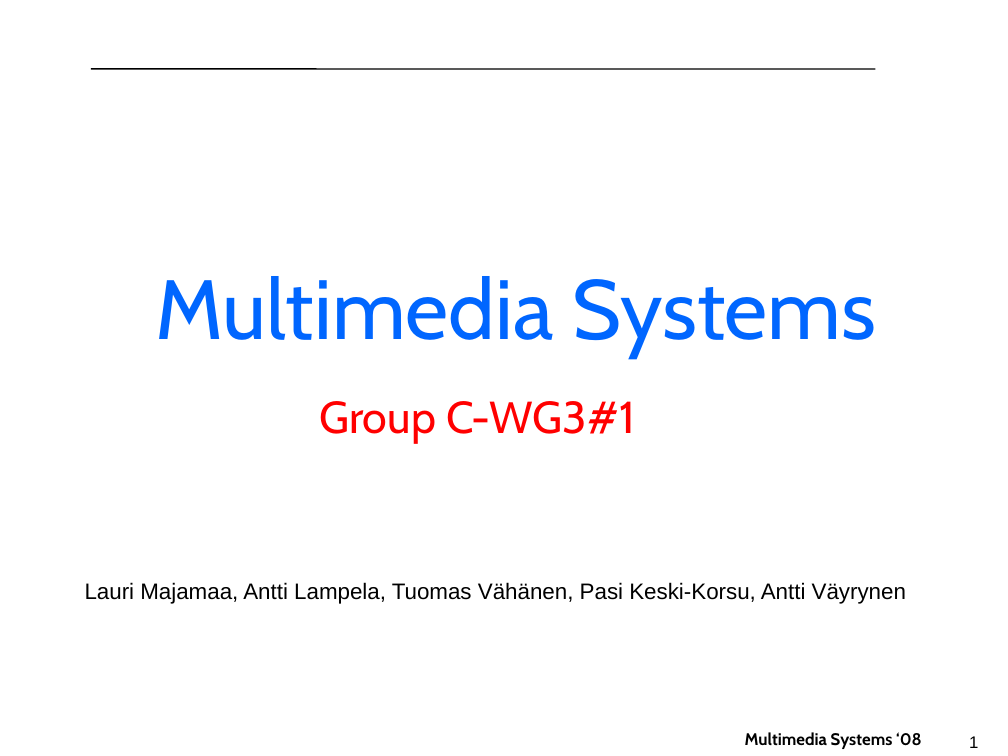
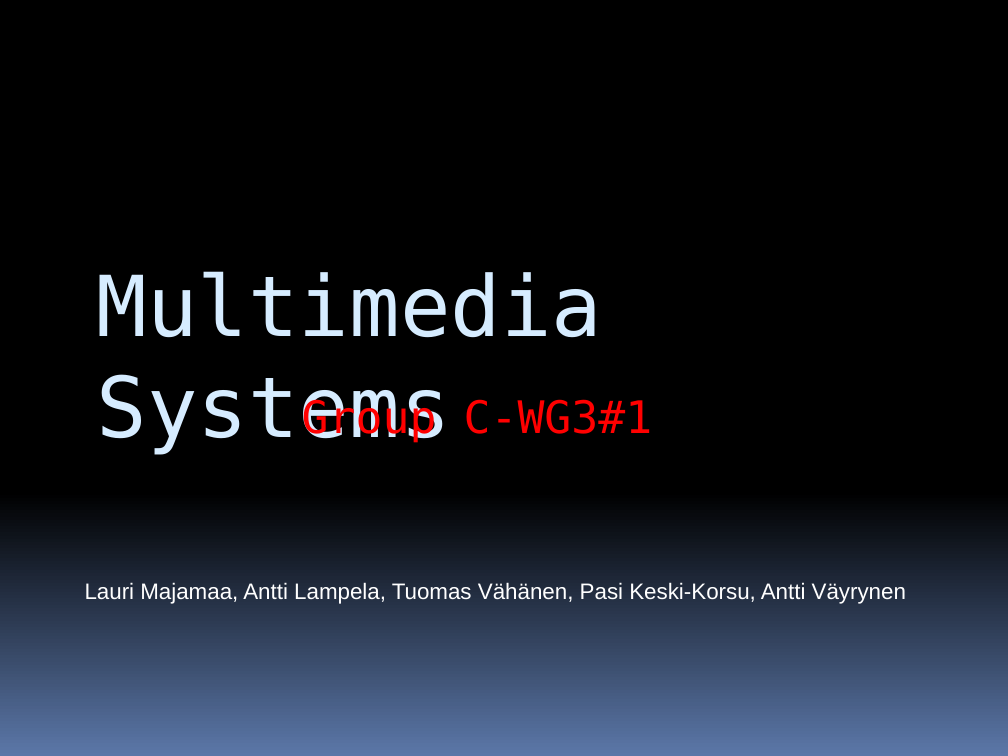
Before and after one commit to tv/C-WG3-1, a slide deck: slide 1 of docs/MMS_Final_Presentation.pptx. Drawn at 1008x756 pixels with LibreOffice and Linux fonts; fonts in the diff are those of the drawing; background and template pictures are left out. Boxes give left, top, right and bottom in pixels: in the first picture for what was removed or moved away, otherwise in the second. Text is boxed around its words. In the diff, an @@ line names an element or a change of style, - is before the commit and + after.

Commit message:
less mistakes, more style

```diff
--- a/docs/MMS_Final_Presentation.pptx
+++ b/docs/MMS_Final_Presentation.pptx
@@ background #FFFFFF to gradient #000000 to #5B77A8 @@
@@ line removed from (91, 69) to (875, 69) @@
@@ text "Multimedia Systems": place and size @@
-text "Multimedia Systems" at box(155, 276, 876, 358)
+text "Multimedia Systems" at box(97, 271, 603, 454)
@@ text "Multimedia Systems" at box(97, 271, 603, 454): font Cabin to DejaVu Sans Mono, text colour #0066FF to #D6ECFF @@
@@ text "Group C-WG3#1" at box(302, 397, 653, 443): font Cabin to DejaVu Sans Mono @@
@@ text "Lauri Majamaa, Antti Lampela, Tuomas ..." at box(85, 582, 906, 604): text colour #000000 to #FFFFFF @@
@@ text removed at box(745, 732, 922, 749) @@
-Multimedia Systems ‘08
@@ page number removed at box(969, 736, 978, 748) @@
-1
```
Also in this commit, not shown: 9 other slides changed.
